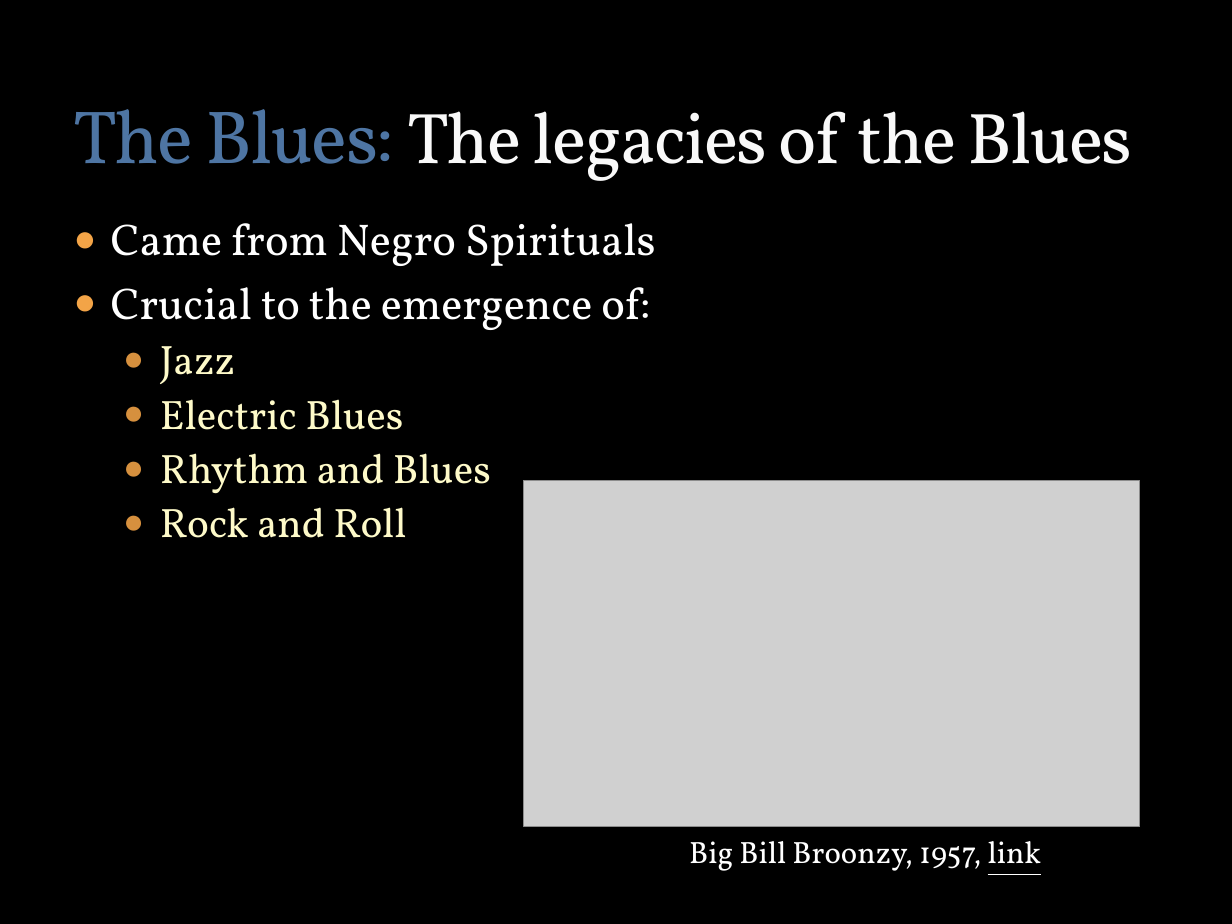
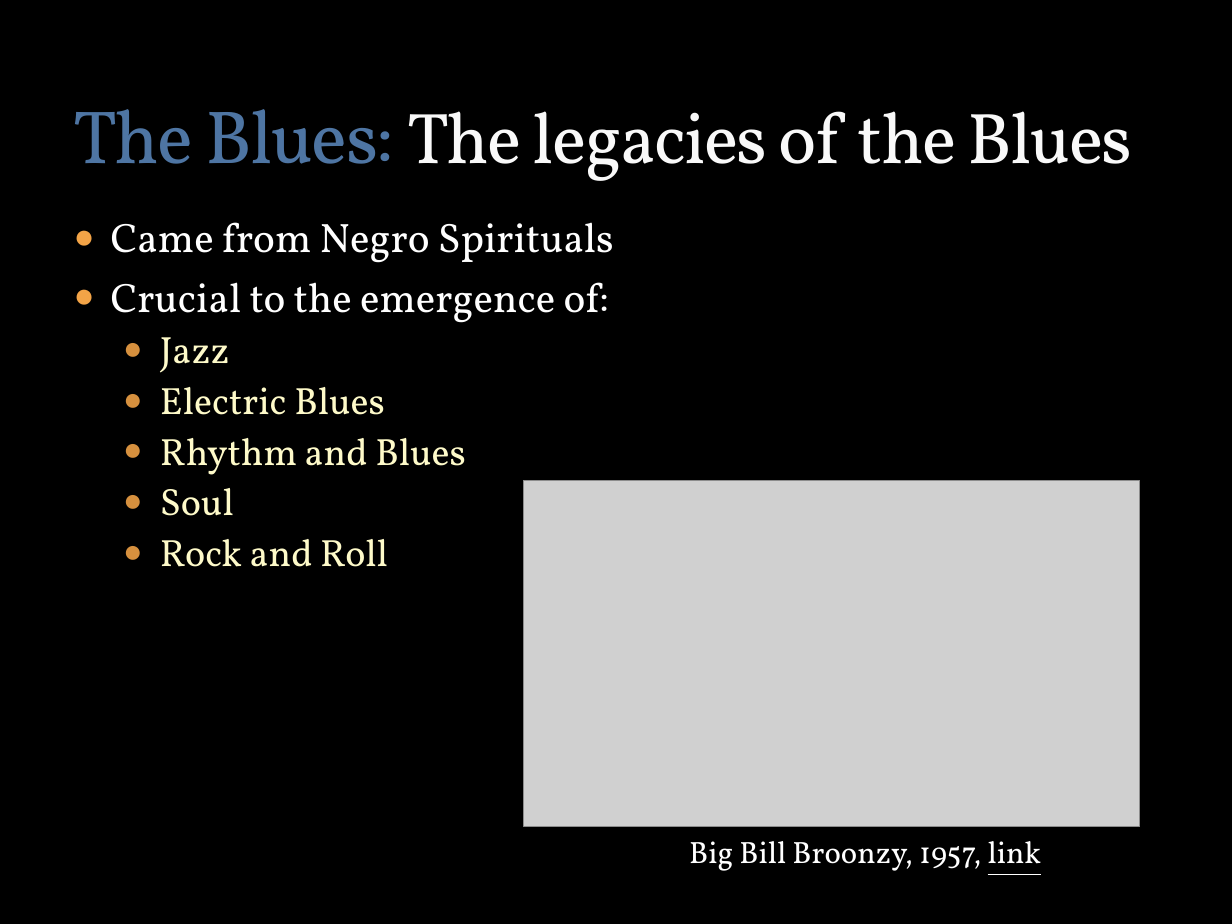
Before and after one commit to mrbaker1917/website, a slide deck: slide 22 of HSTR121/ppts/History_Rock_Intro.pptx. Drawn at 1232x924 pixels with LibreOffice and Linux fonts; fonts in the diff are those of the drawing; grey boxes stand for pictures; background and template pictures are left out. Boxes give left, top, right and bottom in pixels: in the first picture for what was removed or moved away, otherwise in the second. Text is boxed around its words. In the diff, an @@ line names an element or a change of style, - is before the commit and + after.

```diff
--- a/HSTR121/ppts/History_Rock_Intro.pptx
+++ b/HSTR121/ppts/History_Rock_Intro.pptx
@@ text at (x1=111, y1=222, x2=614, y2=567): size 26 to 24.1 pt in "Came from Negro Spirituals", "Crucial to the emergence of:"; size 24 to 22.2 pt in "Jazz", "Electric Blues", "Rhythm and Blues", "Rock and Roll" @@
@@ text at (x1=160, y1=488, x2=234, y2=516): paragraph added @@
+  ● Soul
```
Also in this commit, not shown: 1 other slide changed, 1 other file.
